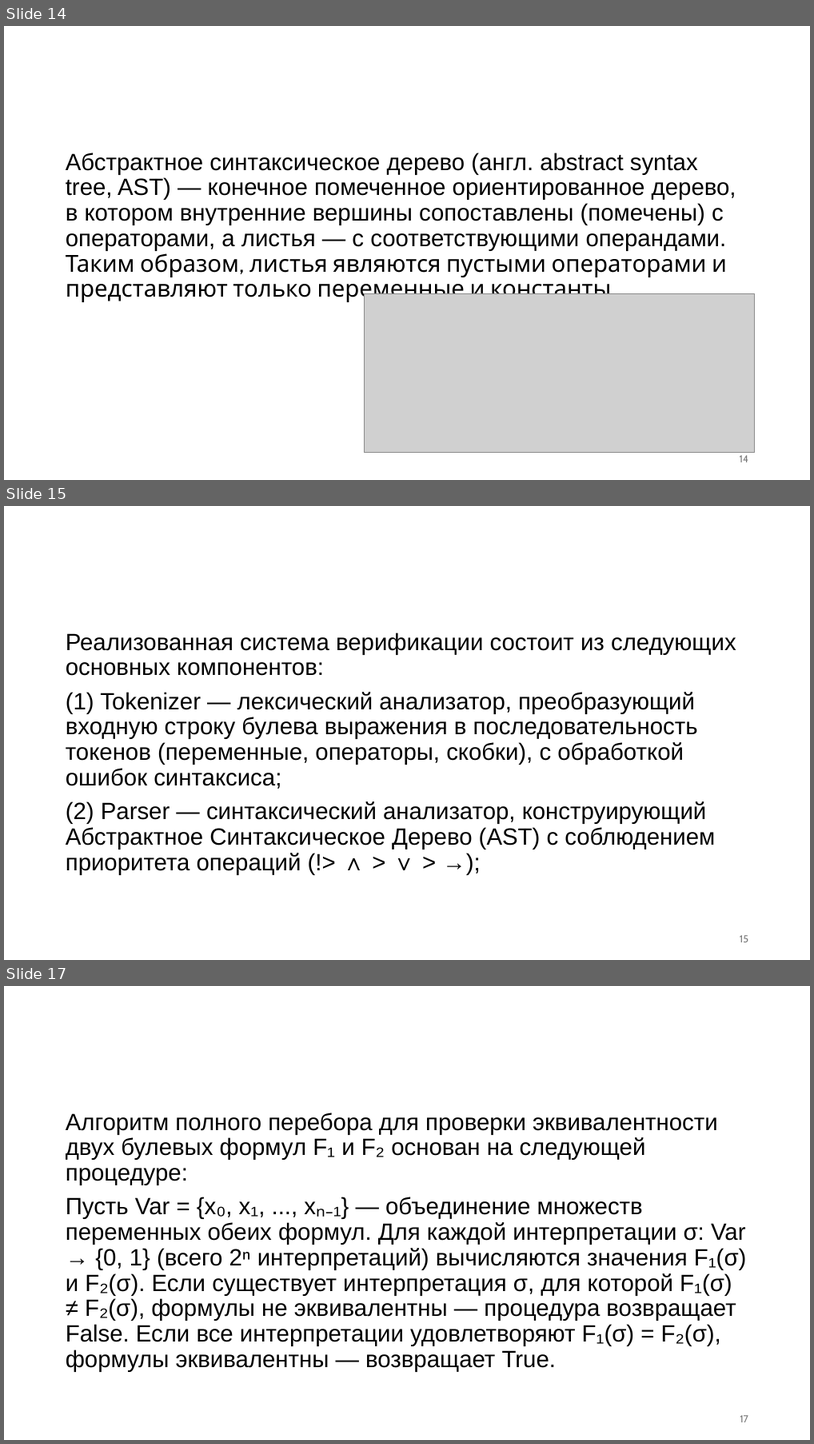
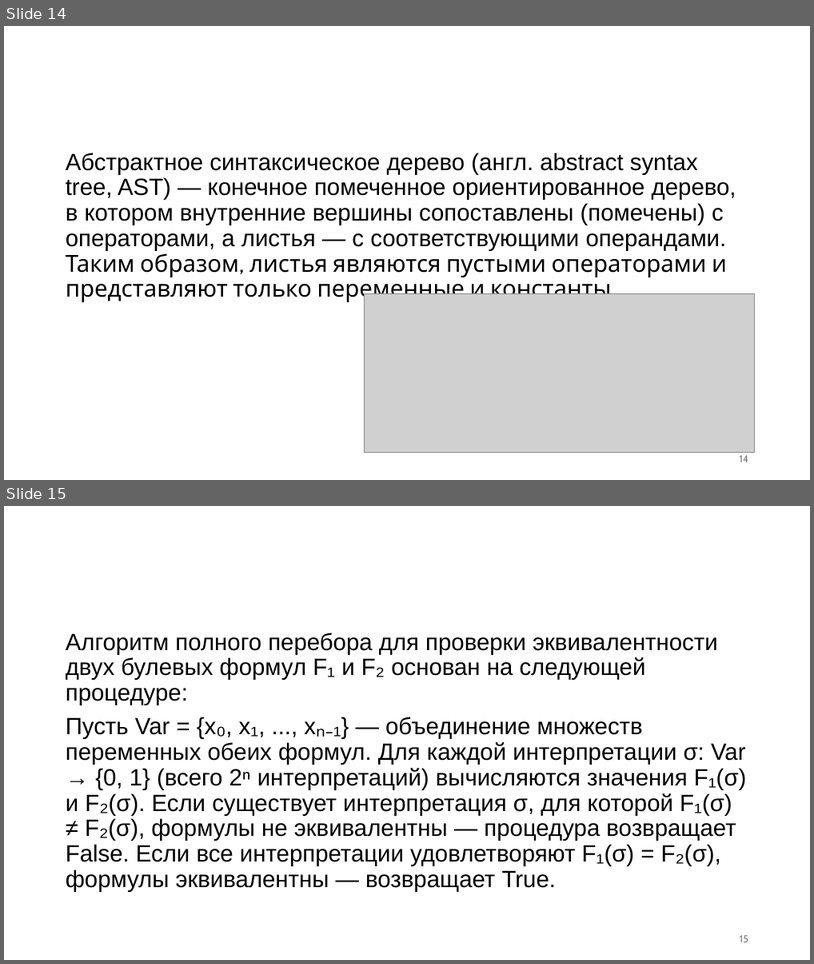
Before and after one commit to PlatonBarchenkov/SAT_Solver, a slide deck: SAT-решатели (презентация).pptx. Shown one above the other, each under a label of ours: slides 14, 15 and 17 before the commit, slides 14 and 15 after it; the slides between them are not shown. The pictures are 814x1444 and 814x964 pixels, drawn with LibreOffice and Linux fonts; fonts in the diff are those of the drawing; grey boxes stand for pictures; background and template pictures are left out. Boxes give left, top, right and bottom in pixels: in the first picture for what was removed or moved away, otherwise in the second. Text is boxed around its words. In the diff, an @@ line names an element or a change of style, - is before the commit and + after.

```diff
--- a/SAT-решатели (презентация).pptx
+++ b/SAT-решатели (презентация).pptx
@@ slide 15 removed at bbox=[4, 506, 810, 960], background picture (left out) @@
@@ title removed at bbox=[16, 506, 810, 567] @@
-Описание ПК
@@ text removed at bbox=[66, 632, 737, 875] @@
-Реализованная система верификации состоит из следующих основных компонентов:
-(1) Tokenizer — лексический анализатор, преобразующий входную строку булева выражения в последовательность токенов (переменные, операторы, скобки), с обработкой ошибок синтаксиса;
-(2) Parser — синтаксический анализатор, конструирующий Абстрактное Синтаксическое Дерево (AST) с соблюдением приоритета операций (!> ∧ > ∨ > →);
@@ page number removed at bbox=[740, 935, 749, 942] @@
-15
@@ what was slide 17 is now slide 15 @@
@@ page number at bbox=[740, 935, 749, 942]: text changed @@
-17
+15
```
Also in this commit, not shown: 6 slides changed, 1 other slide removed, 4 other files.
